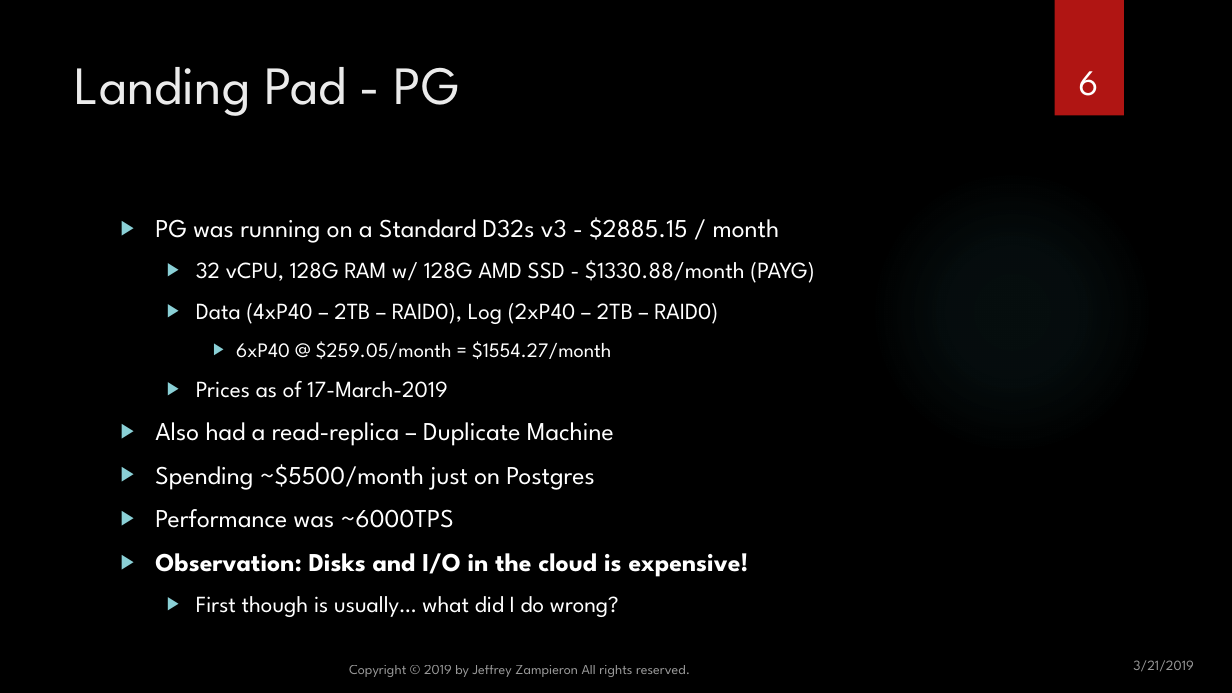
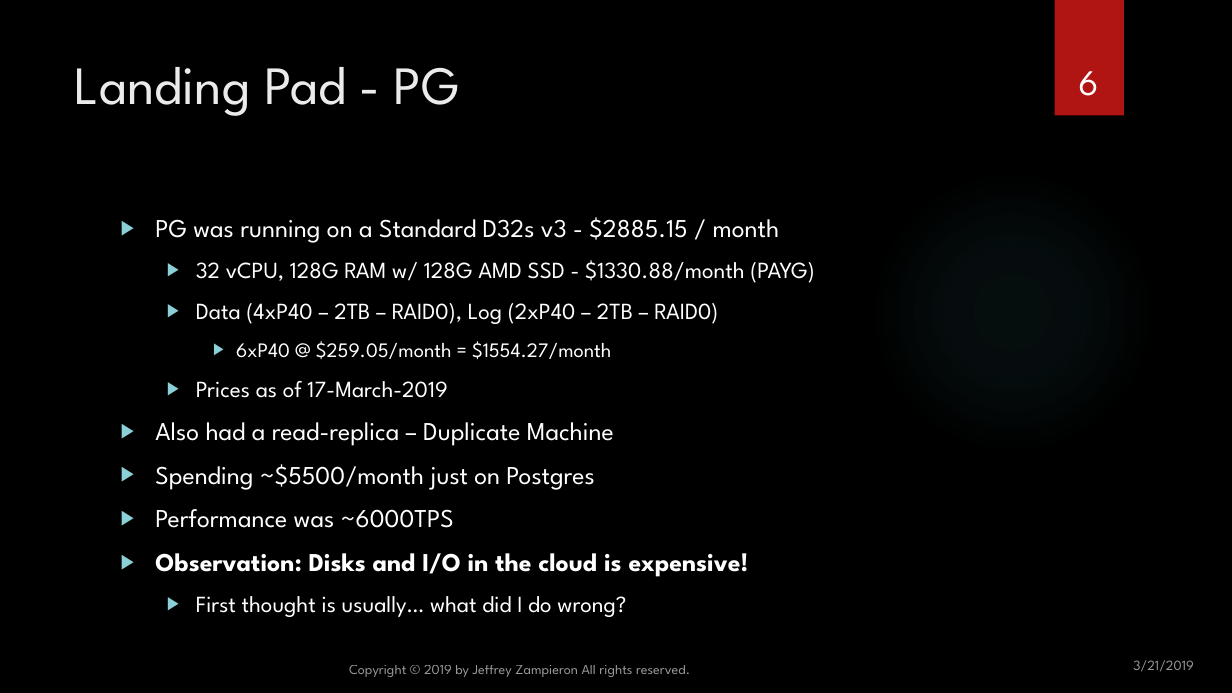
Before and after one commit to jzampieron/pgconf2019, a slide deck: slide 6 of presentation/JZ_PGConf2019.pptx. Drawn at 1232x693 pixels with LibreOffice and Linux fonts; fonts in the diff are those of the drawing; background and template pictures are left out. Boxes give left, top, right and bottom in pixels: in the first picture for what was removed or moved away, otherwise in the second. Text is boxed around its words. In the diff, an @@ line names an element or a change of style, - is before the commit and + after.

```diff
--- a/presentation/JZ_PGConf2019.pptx
+++ b/presentation/JZ_PGConf2019.pptx
@@ text at [196, 596, 626, 617]: text changed @@
-  ▶ First though is usually… what did I do wrong?
+  ▶ First thought is usually… what did I do wrong?
```
Also in this commit, not shown: 5 other slides changed, 5 slides added, 1 other file.
